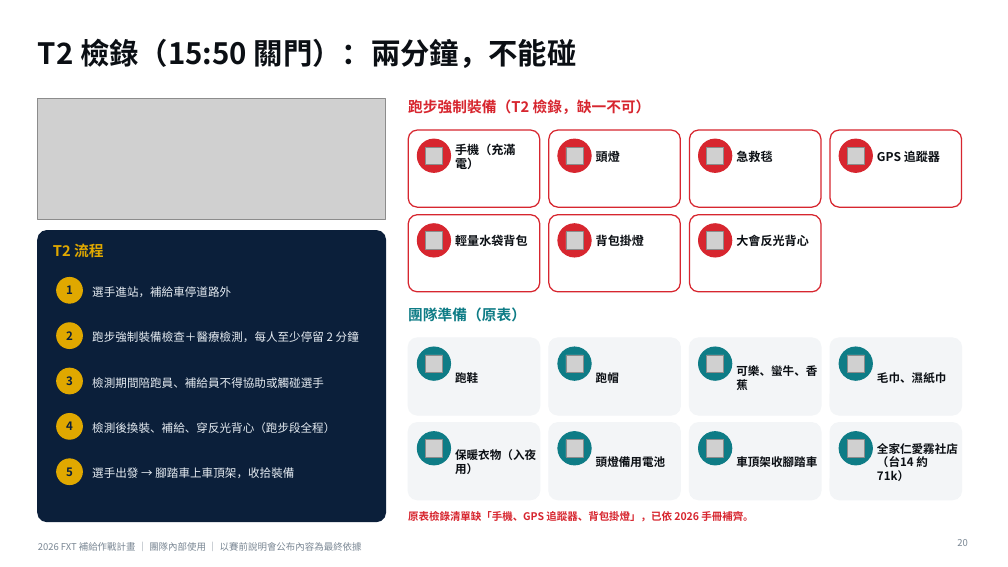
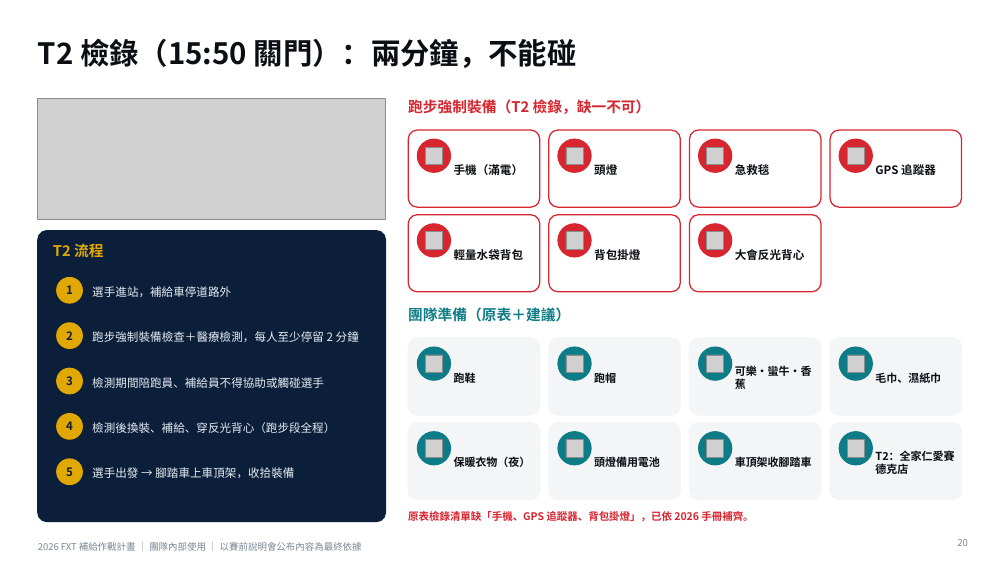
Before and after one commit to powermovebboy-sys/Race-site, a slide deck: slide 20 of deck/2026_FXT_補給作戰計畫.pptx. Drawn at 1008x567 pixels with LibreOffice and Linux fonts; fonts in the diff are those of the drawing; grey boxes stand for pictures. Boxes give left, top, right and bottom in pixels: in the first picture for what was removed or moved away, otherwise in the second. Text is boxed around its words. In the diff, an @@ line names an element or a change of style, - is before the commit and + after.

```diff
--- a/deck/2026_FXT_補給作戰計畫.pptx
+++ b/deck/2026_FXT_補給作戰計畫.pptx
@@ text at (454, 164, 523, 175): text changed; size 11.5 to 11 pt @@
-手機（充滿電）
+手機（滿電）
@@ size 11.5 to 11 pt in 6 elements at (594, 162, 617, 178), (735, 162, 770, 178), (875, 162, 936, 178), (594, 249, 640, 260), (454, 249, 523, 260), (735, 249, 804, 260) @@
@@ text at (408, 307, 570, 322): text changed @@
-團隊準備（原表）
+團隊準備（原表＋建議）
@@ text at (735, 365, 812, 392): text changed; size 11 to 10.5 pt @@
-可樂、蠻牛、香蕉
+可樂・蠻牛・香蕉
@@ size 11 to 10.5 pt in 5 elements at (594, 370, 616, 385), (594, 455, 660, 470), (454, 370, 476, 385), (875, 372, 941, 383), (735, 455, 812, 470) @@
@@ text at (454, 456, 531, 467): text changed; size 11 to 10.5 pt @@
-保暖衣物（入夜用）
+保暖衣物（夜）
@@ text at (875, 450, 954, 474): text changed; size 11 to 10.5 pt @@
-全家仁愛霧社店（台14 約 71k）
+T2：全家仁愛賽德克店
```
Also in this commit, not shown: 23 other slides changed, 9 other files.
